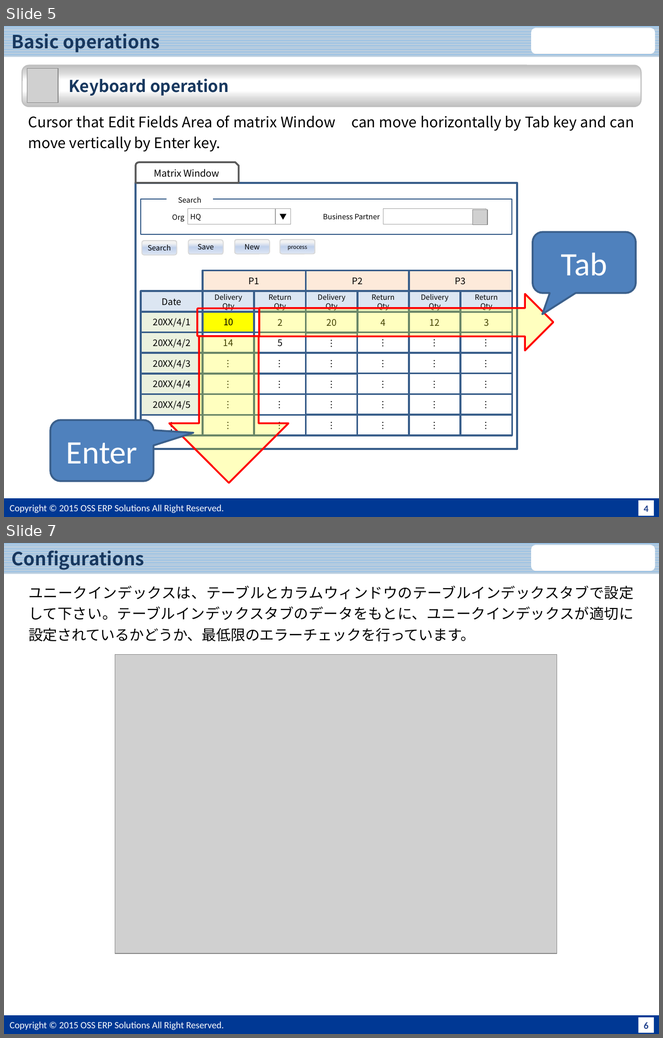
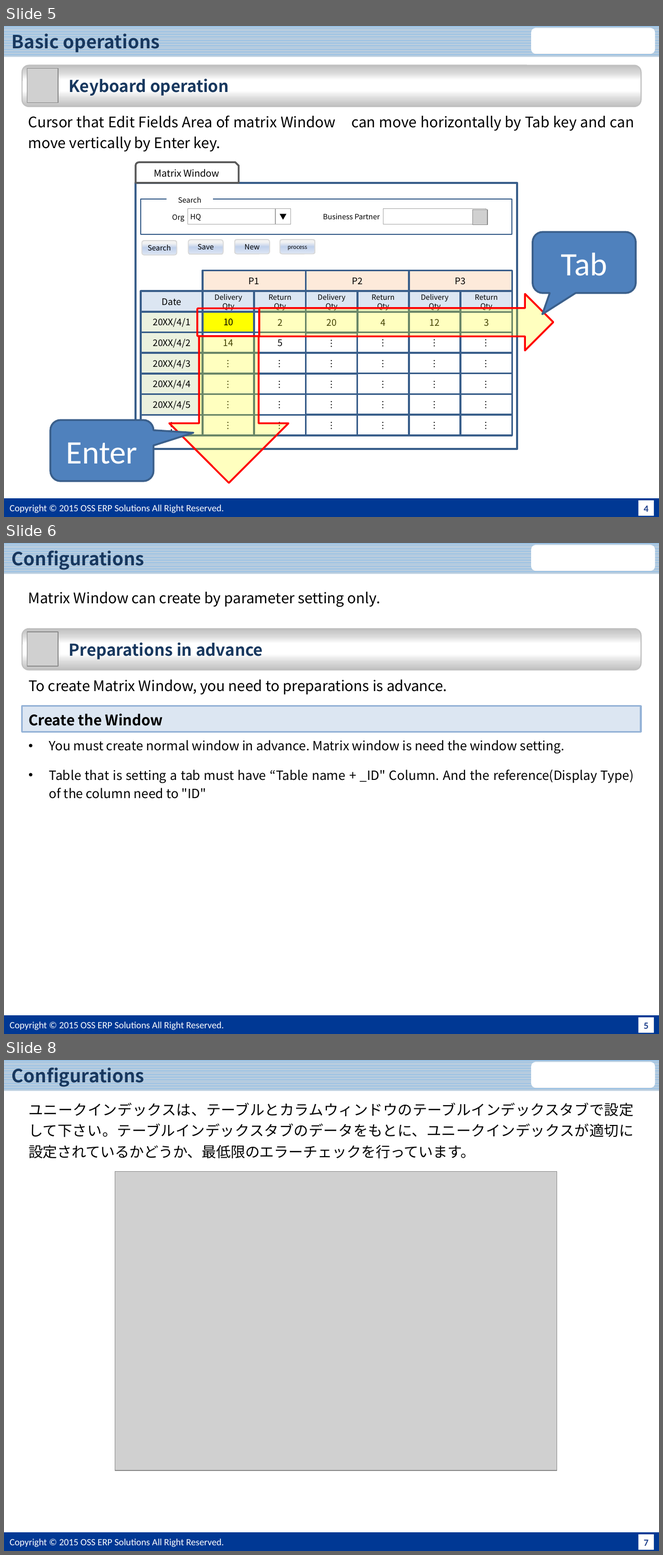
Before and after one commit to JPiere/jpiere.plugin.webui.matrixwindow, a slide deck: Doc/JPIERE-0098_MatrixWindow.pptx. Shown one above the other, each under a label of ours: slides 5 and 7 before the commit, slides 5, 6 and 8 after it; the slides between them are not shown. The pictures are 663x1038 and 663x1555 pixels, drawn with LibreOffice and Linux fonts; fonts in the diff are those of the drawing; grey boxes stand for pictures; background and template pictures are left out. Boxes give left, top, right and bottom in pixels: in the first picture for what was removed or moved away, otherwise in the second. Text is boxed around its words. In the diff, an @@ line names an element or a change of style, - is before the commit and + after.

```diff
--- a/Doc/JPIERE-0098_MatrixWindow.pptx
+++ b/Doc/JPIERE-0098_MatrixWindow.pptx
@@ slide 6 added at [4,543,659,1034], background #FFFFFF; not listed: 5 template elements that a slide beside it also shows @@
@@ title added at [12,548,145,570], 20 pt, text #17375E, bold @@
+Configurations
@@ text added at [28,591,380,607], 16 pt, text #000000 @@
+Matrix Window can create by parameter setting only.
@@ rounded rectangle added at [22,629,642,670], fill gradient #BFBFBF to #D9D9D9 to #FFFFFF, outline #C0C0C0 1.25 pt, 18 pt, text #17375E, bold @@
+Preparations in advance
@@ picture added at [27,632,58,666] @@
@@ text added at [28,679,447,695], 16 pt, text #000000 @@
+To create Matrix Window, you need to preparations is advance.
@@ rectangle added at [22,706,642,732], fill #DCE6F2, outline #95B3D7 2 pt, 16 pt, text #000000, bold @@
+Create the Window
@@ text added at [49,740,634,799], 14 pt, text #000000 @@
+• You must create normal window in advance. Matrix window is need the window setting.
+• Table that is setting a tab must have “Table name + _ID" Column. And the reference(Display Type) of the column need to "ID"
@@ what was slide 7 is now slide 8 @@
@@ page number at [644,1540,649,1546]: text changed @@
-6
+7
```
Also in this commit, not shown: 3 slides changed, 1 other slide added, 2 other files.
